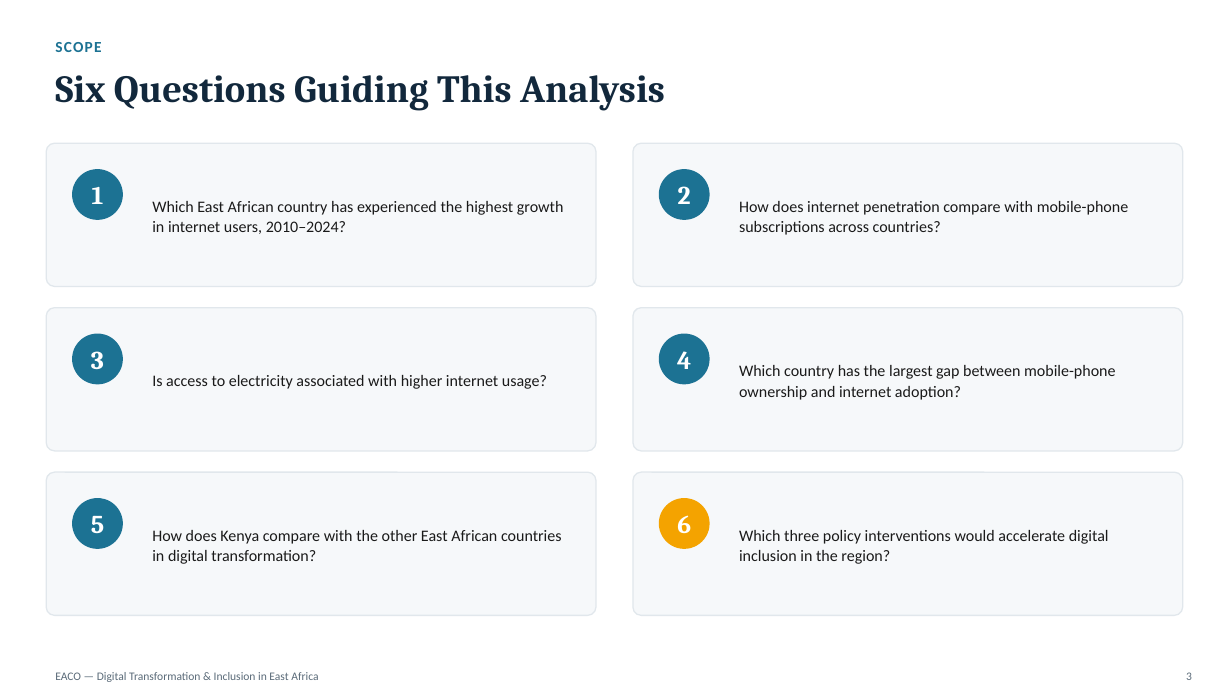
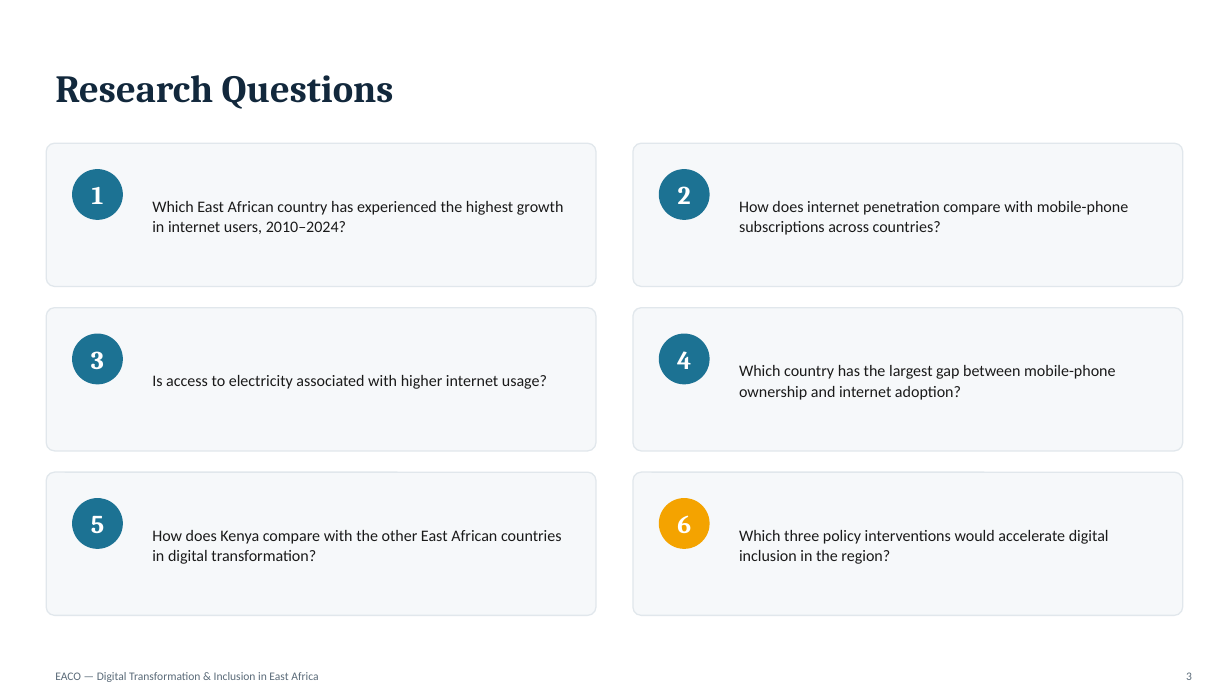
Before and after one commit to kathembo-tsongo/Digital-transformation_semester_Project_Group_2, a slide deck: slide 3 of Group 2 Capstone EACO.pptx. Drawn at 1232x693 pixels with LibreOffice and Linux fonts; fonts in the diff are those of the drawing. Boxes give left, top, right and bottom in pixels: in the first picture for what was removed or moved away, otherwise in the second. Text is boxed around its words. In the diff, an @@ line names an element or a change of style, - is before the commit and + after.

```diff
--- a/Group 2 Capstone EACO.pptx
+++ b/Group 2 Capstone EACO.pptx
@@ text removed at (55, 42, 101, 52) @@
-SCOPE
@@ text at (55, 75, 394, 109): text changed @@
-Six Questions Guiding This Analysis
+Research Questions
```
Also in this commit, not shown: 3 other slides changed.
